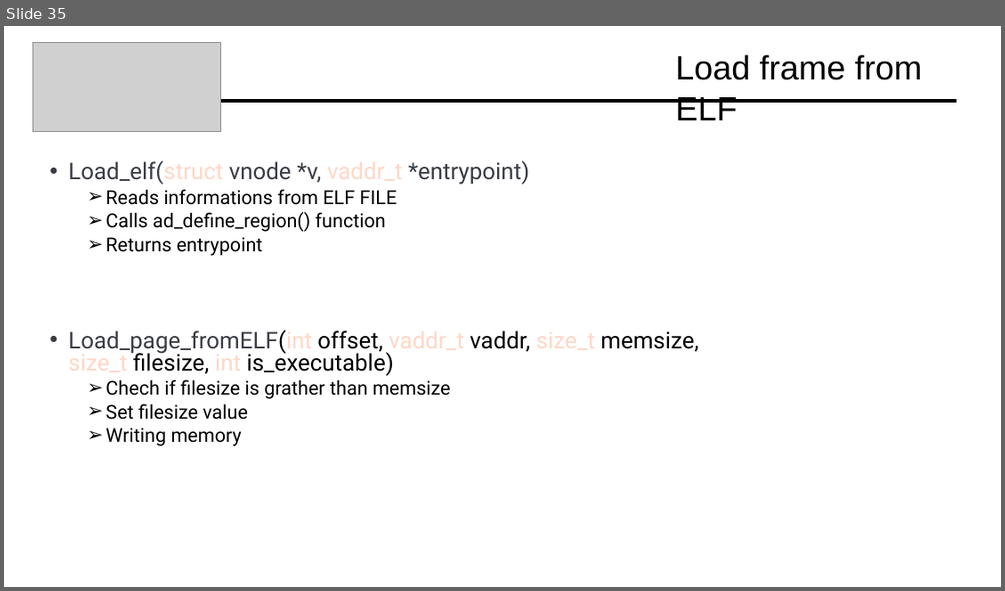
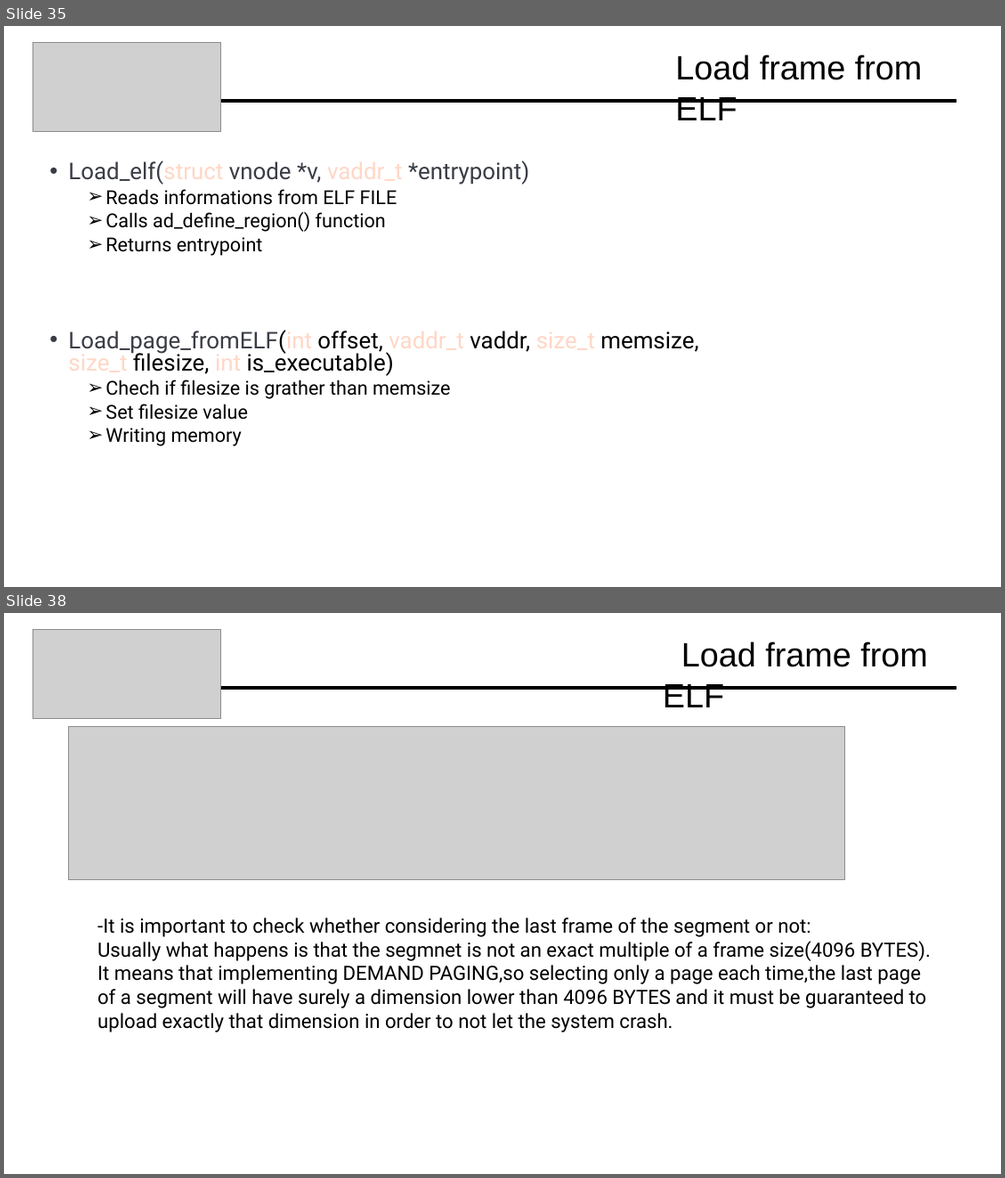
Before and after one commit to Davide619/OS161, a slide deck: Presentazione Progetto OS161.pptx. Shown one above the other, each under a label of ours: slide 35 before the commit, slides 35 and 38 after it; the slides between them are not shown. The pictures are 1005x591 and 1005x1178 pixels, drawn with LibreOffice and Linux fonts; fonts in the diff are those of the drawing; grey boxes stand for pictures. Boxes give left, top, right and bottom in pixels: in the first picture for what was removed or moved away, otherwise in the second. Text is boxed around its words. In the diff, an @@ line names an element or a change of style, - is before the commit and + after.

```diff
--- a/Presentazione Progetto OS161.pptx
+++ b/Presentazione Progetto OS161.pptx
@@ slide 38 added at [4, 613, 1001, 1174], background #FFFFFF @@
@@ picture added at [33, 629, 221, 718] @@
@@ title added at [663, 641, 928, 707], 32.4 pt, text #000000 @@
+Load frame from ELF
@@ line added from (221, 688) to (956, 688), #000000 3 pt @@
@@ picture added at [69, 727, 845, 880] @@
@@ text added at [97, 917, 930, 1032], 19 pt, text #000000 @@
+-It is important to check whether considering the last frame of the segment or not:
+Usually what happens is that the segmnet is not an exact multiple of a frame size(4096 BYTES).
+It means that implementing DEMAND PAGING,so selecting only a page each time,the last page of a segment will have surely a dimension lower than 4096 BYTES and it must be guaranteed to upload exactly that dimension in order to not let the system crash.
```
Also in this commit, not shown: 2 slides changed, 6 other slides added, 2 other files.
